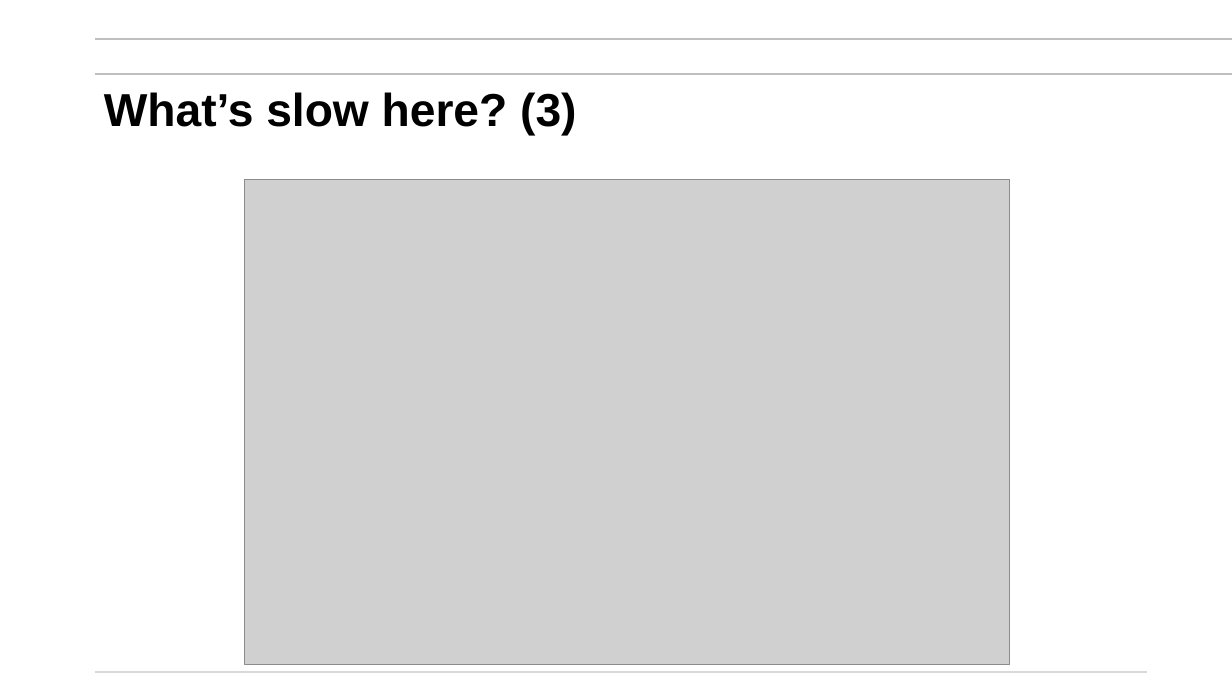
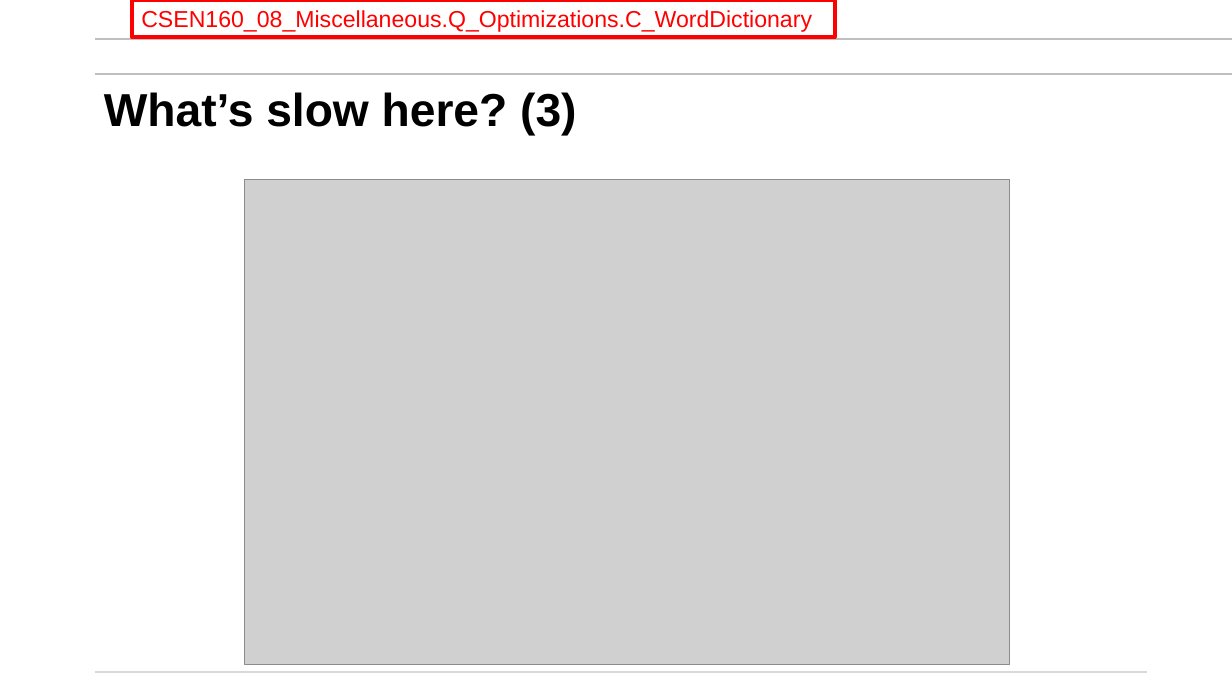
Before and after one commit to mikegrace2/CSEN160-Fall2026-Course-Website, a slide deck: slide 7 of lectures/Week08_Miscellaneous/2_Performance_Optimizations_Profiling_V4.pptx. Drawn at 1232x693 pixels with LibreOffice and Linux fonts; fonts in the diff are those of the drawing; grey boxes stand for pictures; background and template pictures are left out. Boxes give left, top, right and bottom in pixels: in the first picture for what was removed or moved away, otherwise in the second. Text is boxed around its words. In the diff, an @@ line names an element or a change of style, - is before the commit and + after.

Commit message:
Updated the optimization problems ...

```diff
--- a/lectures/Week08_Miscellaneous/2_Performance_Optimizations_Profiling_V4.pptx
+++ b/lectures/Week08_Miscellaneous/2_Performance_Optimizations_Profiling_V4.pptx
@@ rectangle added at (132,0,835,37), outline #FF0000 3 pt, 18 pt, text #FF0000 @@
+CSEN160_08_Miscellaneous.Q_Optimizations.C_WordDictionary
```
Also in this commit, not shown: 5 other slides changed.
